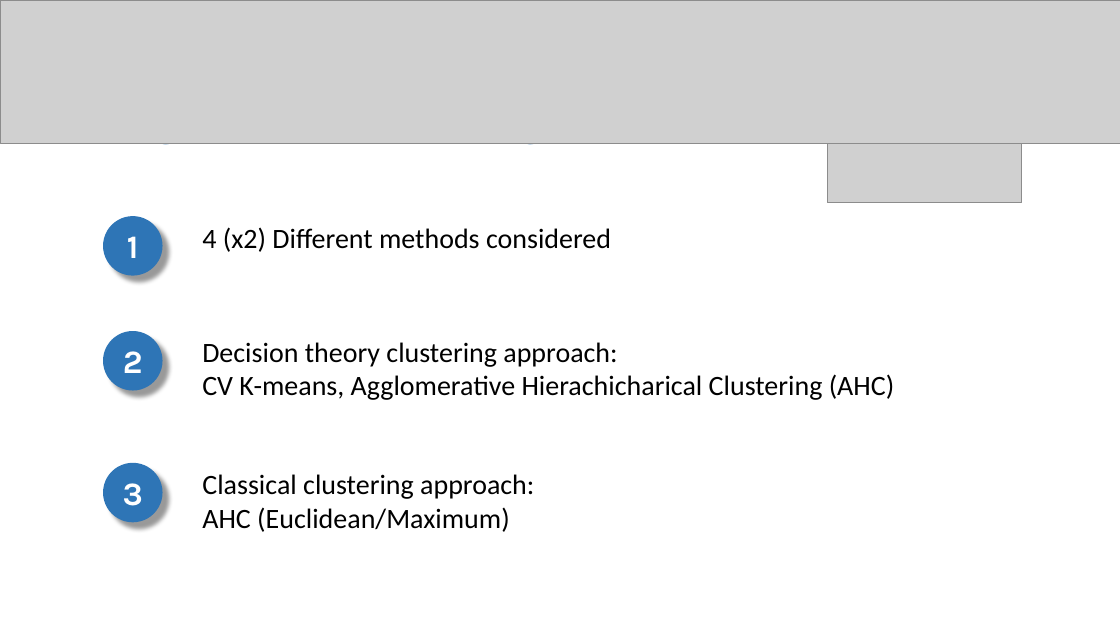
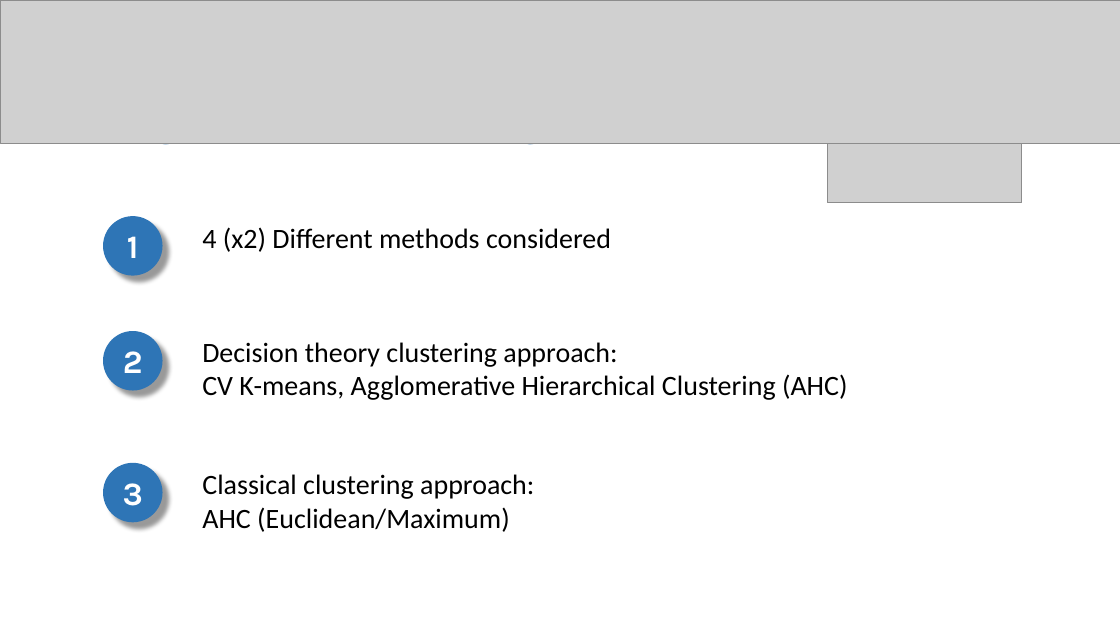
Before and after one commit to Brownsey/wild_pollinators, a slide deck: slide 14 of Project Presentation.pptx. Drawn at 1120x630 pixels with LibreOffice and Linux fonts; fonts in the diff are those of the drawing; grey boxes stand for pictures. Boxes give left, top, right and bottom in pixels: in the first picture for what was removed or moved away, otherwise in the second. Text is boxed around its words. In the diff, an @@ line names an element or a change of style, - is before the commit and + after.

```diff
--- a/Project Presentation.pptx
+++ b/Project Presentation.pptx
@@ text at (x1=202, y1=374, x2=848, y2=400): text changed @@
-CV K-means, Agglomerative Hierachicharical Clustering (AHC)
+CV K-means, Agglomerative Hierarchical Clustering (AHC)
```
Also in this commit, not shown: 8 other slides changed, 4 other files.
